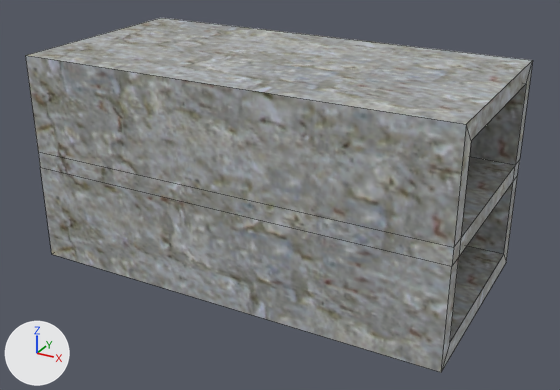
Two versions of the Blender file Assets/Models/Environement/Coffin Slot - Empty.blend, one commit apart.
Before and after are seen from a 50 mm camera at (6.57, -11.81, 7.28) aimed at (0.23, -0.27, 1.51). Every picture has the same lights, and +X, +Y and +Z are marked at lower left. The picture after the commit comes second. Mesh edges are drawn as thin lines.
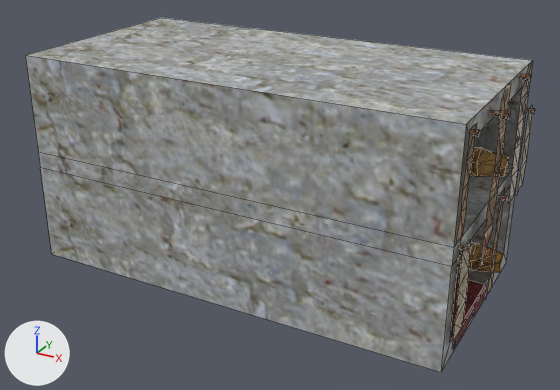
The change, as a diff of the scene's bpy script:
```diff
--- a/Assets/Models/Environement/Coffin Slot - Empty.blend.py
+++ b/Assets/Models/Environement/Coffin Slot - Empty.blend.py
@@ ob_plane @@
+ob_plane = bpy.data.objects.new('Plane', me_plane_004)  # 37 vertices, 8 faces; spans x -3.18..1.02, y -0.97..1.07, z -0.26..0.01; in mat_carpet_001 (picture img_carpet_jpg_001)
+ob_plane.location = (3.0, -0.66, 0.34)
@@ ob_circle_002 @@
+ob_circle_002 = bpy.data.objects.new('Circle.002', me_circle_024)  # 40 vertices, 76 faces; spans x -4.2..4.2, y -2.3..4.2, z -14.4..13.1; in mat_wrapping_003 (picture img_wrapping_png_003)
+ob_circle_002.location = (1.84, 0.72, 2.37)
+ob_circle_002.rotation_euler = (-1.571, 3.142, -1.23)  # degrees (-90, 180, -70)
+ob_circle_002.scale = (0.167, 0.101, 0.167)
@@ ob_cube_004 @@
+ob_cube_004 = bpy.data.objects.new('Cube.004', me_cube_005)  # 23 vertices, 12 faces; spans x -6.2..35.7, y -3.0..3.0, z -34.0..5.1; in mat_rust_002 (picture img_62_rusty_dirty_metal_pbr_texture_seamless_jpg_002), mat_prayer_scoll_2 (picture img_prayer_scroll_2_jpg)
+ob_cube_004.location = (4.06, -1.72, 2.03)
+ob_cube_004.rotation_euler = (0.00472, 0.726, 1.624)  # degrees (0.3, 42, 93)
+ob_cube_004.scale = (0.0395, 0.0395, 0.0395)
@@ ob_cube_002 @@
+ob_cube_002 = bpy.data.objects.new('Cube.002', me_cube_004)  # 26 vertices, 14 faces; spans x -6.2..33.8, y -3.0..3.0, z -34.8..5.9; in mat_rust (picture img_62_rusty_dirty_metal_pbr_texture_seamless_jpg), mat_prayer_scoll_1 (picture img_prayer_scroll_1_jpg)
+ob_cube_002.location = (4.02, 0.61, 1.92)
+ob_cube_002.rotation_euler = (0.00345, 0.832, 1.624)  # degrees (0.2, 48, 93)
+ob_cube_002.scale = (0.0426, 0.0426, 0.0426)
@@ ob_cube_003 @@
+ob_cube_003 = bpy.data.objects.new('Cube.003', me_cube_003)  # 33 vertices, 17 faces; spans x -2.8..36.9, y -3.0..3.0, z -38.4..6.3; in mat_rust_005 (picture img_62_rusty_dirty_metal_pbr_texture_seamless_jpg_005), mat_prayer_scroll_4 (picture img_prayer_scroll_4_jpg)
+ob_cube_003.location = (4.03, 1.09, 3.92)
+ob_cube_003.rotation_euler = (-0.00258, 0.748, 1.619)  # degrees (-0.1, 43, 93)
+ob_cube_003.scale = (0.0451, 0.0451, 0.0451)
@@ ob_plane_002 @@
+ob_plane_002 = bpy.data.objects.new('Plane.002', me_plane_003)  # 33 vertices, 17 faces; spans x -1.01..0.99, y -8.68..1.58, z -0.57..0.57; in mat_prayer_scroll_3 (picture img_prayer_scroll_3_jpg), mat_rust_003 (picture img_62_rusty_dirty_metal_pbr_texture_seamless_jpg_003)
+ob_plane_002.location = (4.11, -0.69, 3.8)
+ob_plane_002.rotation_euler = (1.571, 0.0618, 1.578)  # degrees (90, 3.5, 90)
+ob_plane_002.scale = (0.277, 0.277, 0.277)
@@ ob_cube_001 @@
+ob_cube_001 = bpy.data.objects.new('Cube.001', me_cube_005.copy())
+ob_cube_001.location = (4.06, 1.78, 3.15)
+ob_cube_001.rotation_euler = (-0.000461, 0.779, 1.621)  # degrees (0, 45, 93)
+ob_cube_001.scale = (0.037, 0.037, 0.037)
@@ ob_cube @@
+ob_cube = bpy.data.objects.new('Cube', me_cube_004.copy())
+ob_cube.location = (4.02, -1.79, 3.82)
+ob_cube.rotation_euler = (0.0061, 0.864, 1.625)  # degrees (0.3, 50, 93)
+ob_cube.scale = (0.0371, 0.0371, 0.0371)
@@ ob_circle_004 @@
+ob_circle_004 = bpy.data.objects.new('Circle.004', me_circle_024.copy())
+ob_circle_004.location = (1.92, 0.93, 0.55)
+ob_circle_004.rotation_euler = (-1.571, 3.142, -1.674)  # degrees (-90, 180, -96)
+ob_circle_004.scale = (-0.167, 0.101, 0.167)
```

Pixel boxes [x1, y1, x2, y2] of what changed, in the pictures (560 x 390 px):
'Plane.002', added (brown)
    after: [480, 84, 511, 267]
'Plane', added (brown)
    after: [451, 277, 486, 349]
'Circle.002', added (brown)
    after: [470, 147, 508, 176]
'Cube.004', added
    after: [452, 240, 472, 348]
'Cube.003', added
    after: [508, 63, 531, 204]
'Circle.004', added (brown)
    after: [458, 242, 503, 273]
'Cube', added (brown)
    after: [455, 123, 480, 246]
'Cube.002', added
    after: [486, 189, 508, 298]
'Cube.001', added
    after: [517, 106, 535, 193]
